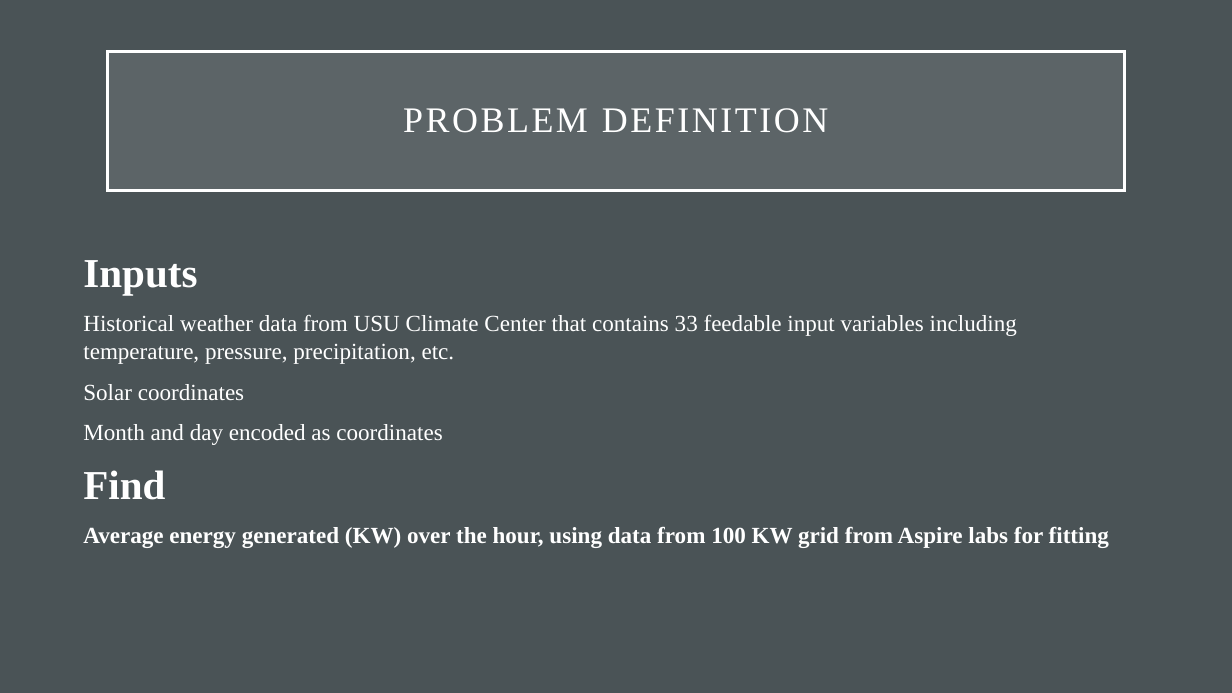
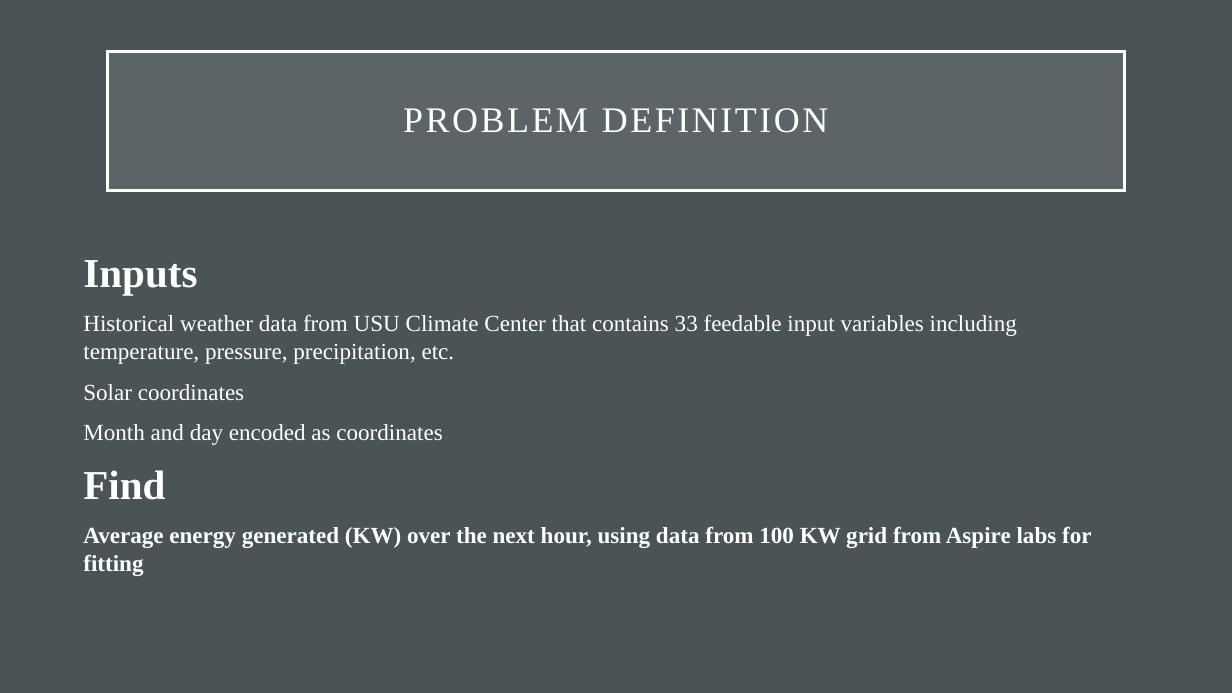
Before and after one commit to bradley-p/Solar_Energy_Forecasting, a slide deck: slide 2 of Reports:Notes/Final Presentation.pptx. Drawn at 1232x693 pixels with LibreOffice and Linux fonts; fonts in the diff are those of the drawing. Boxes give left, top, right and bottom in pixels: in the first picture for what was removed or moved away, otherwise in the second. Text is boxed around its words. In the diff, an @@ line names an element or a change of style, - is before the commit and + after.

```diff
--- a/Reports:Notes/Final Presentation.pptx
+++ b/Reports:Notes/Final Presentation.pptx
@@ text at <box>83,526,1091,576</box>: text changed @@
-Average energy generated (KW) over the hour, using data from 100 KW grid from Aspire labs for fitting
+Average energy generated (KW) over the next hour, using data from 100 KW grid from Aspire labs for fitting
```
Also in this commit, not shown: 2 other slides changed, 2 slides added, 2 slides removed, 4 other files.
